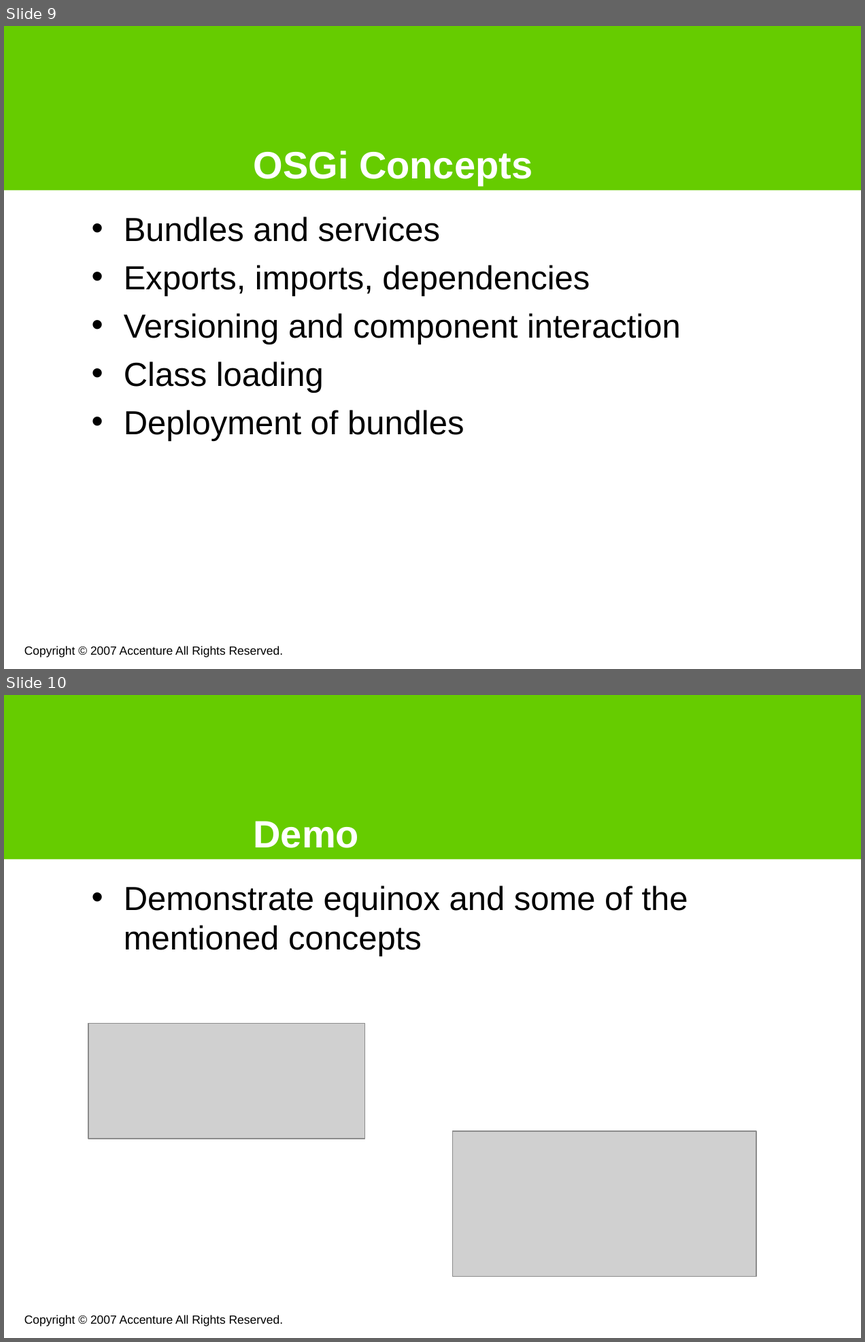
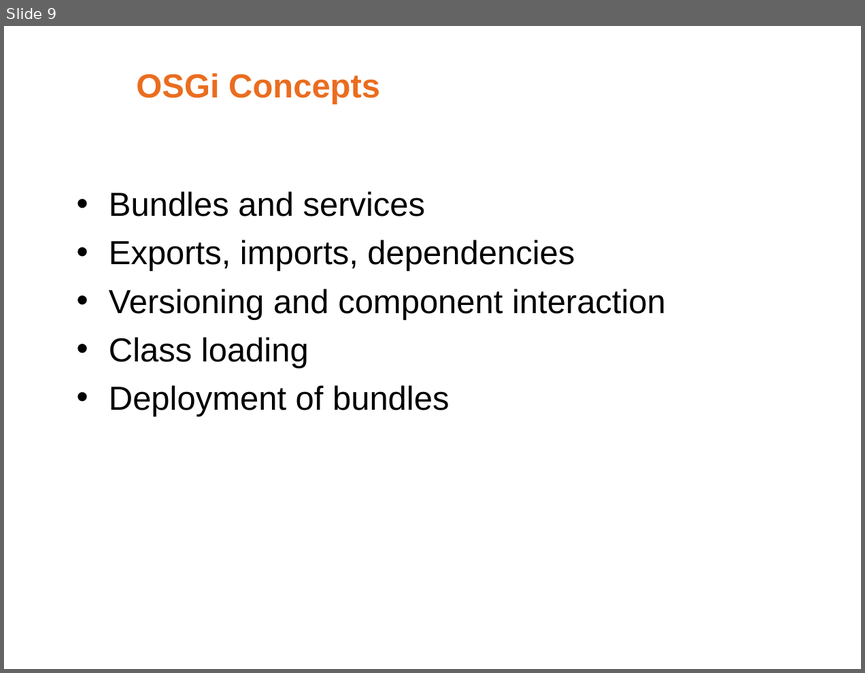
Before and after one commit to noushadali/osgi-samples, a slide deck: congress-registration/documentation/Webservice versioning using osgi.ppt. Shown one above the other, each under a label of ours: slides 9 and 10 before the commit, slide 9 after it. The pictures are 865x1342 and 865x673 pixels, drawn with LibreOffice and Linux fonts; fonts in the diff are those of the drawing; grey boxes stand for pictures; background and template pictures are left out. Boxes give left, top, right and bottom in pixels: in the first picture for what was removed or moved away, otherwise in the second. Text is boxed around its words. In the diff, an @@ line names an element or a change of style, - is before the commit and + after.

```diff
--- a/congress-registration/documentation/Webservice versioning using osgi.ppt
+++ b/congress-registration/documentation/Webservice versioning using osgi.ppt
@@ slide 10 removed at [4,695,861,1338], background #FFFFFF; not listed: 1 template element that a slide beside it also shows @@
@@ title removed at [254,821,360,848] @@
-Demo
@@ text removed at [124,885,688,957] @@
-• Demonstrate equinox and some of the mentioned concepts
@@ picture removed at [88,1023,364,1139] @@
@@ picture removed at [453,1131,756,1277] @@
@@ text removed at [24,1314,283,1326] @@
-Copyright © 2007 Accenture All Rights Reserved.
@@ slide 9 changed as well @@
@@ rectangle removed at [4,26,861,191] @@
@@ title "OSGi Concepts": place and size @@
-title "OSGi Concepts" at [254,150,532,186]
+title "OSGi Concepts" at [136,73,380,104]
@@ title "OSGi Concepts" at [136,73,380,104]: size 32 to 28 pt, text colour #FFFFFF to #EA6D1F; vertical alignment bottom to middle @@
@@ text "Bundles and services": place and size @@
-text "Bundles and services" at [124,216,681,441]
+text "Bundles and services" at [109,191,666,416]
@@ text removed at [24,645,283,657] @@
-Copyright © 2007 Accenture All Rights Reserved.
```
Also in this commit, not shown: 17 other slides changed, 1 slide added, 1 other slide removed.
